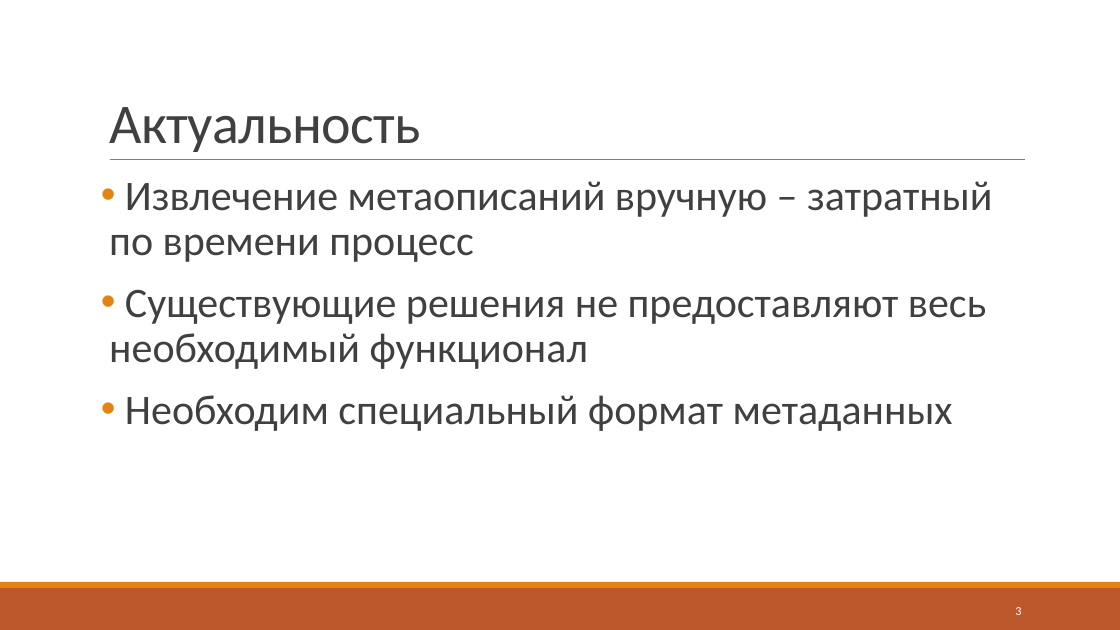
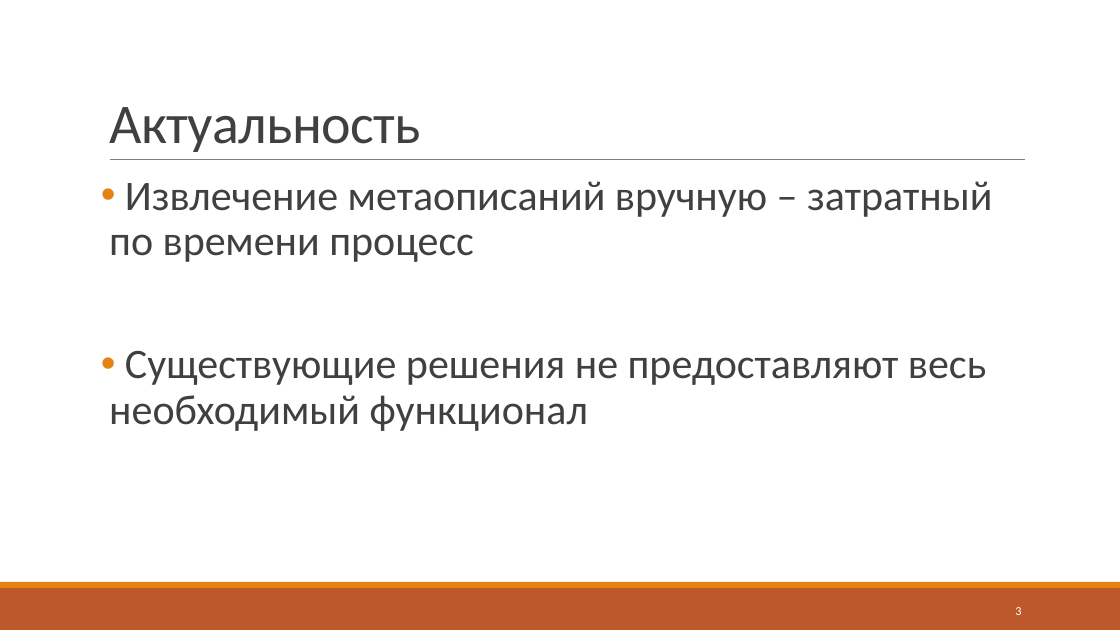
Before and after one commit to J-CITY/METADATA-EXTRACTOR, a slide deck: slide 3 of report.pptx. Drawn at 1120x630 pixels with LibreOffice and Linux fonts; fonts in the diff are those of the drawing. Boxes give left, top, right and bottom in pixels: in the first picture for what was removed or moved away, otherwise in the second. Text is boxed around its words. In the diff, an @@ line names an element or a change of style, - is before the commit and + after.

```diff
--- a/report.pptx
+++ b/report.pptx
@@ text at [125, 395, 953, 431]: paragraph removed @@
-• Необходим специальный формат метаданных
```
Also in this commit, not shown: 5 other slides changed, 8 slides added, 2 other files.
